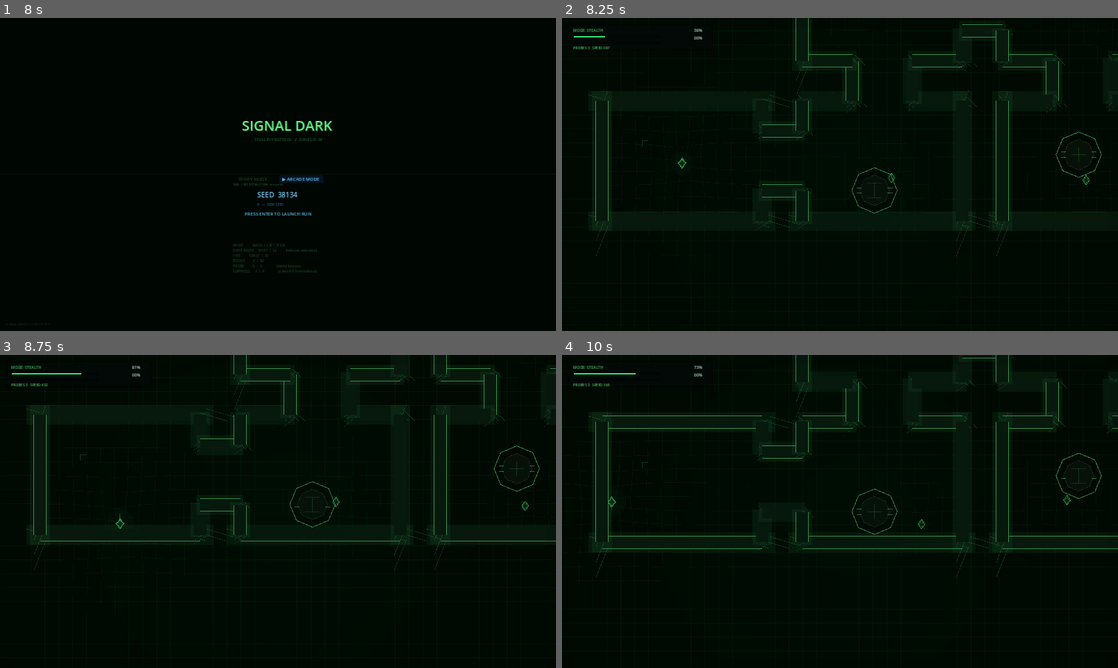
Above: before the commit, frames 1-4 (two rows, left to right).
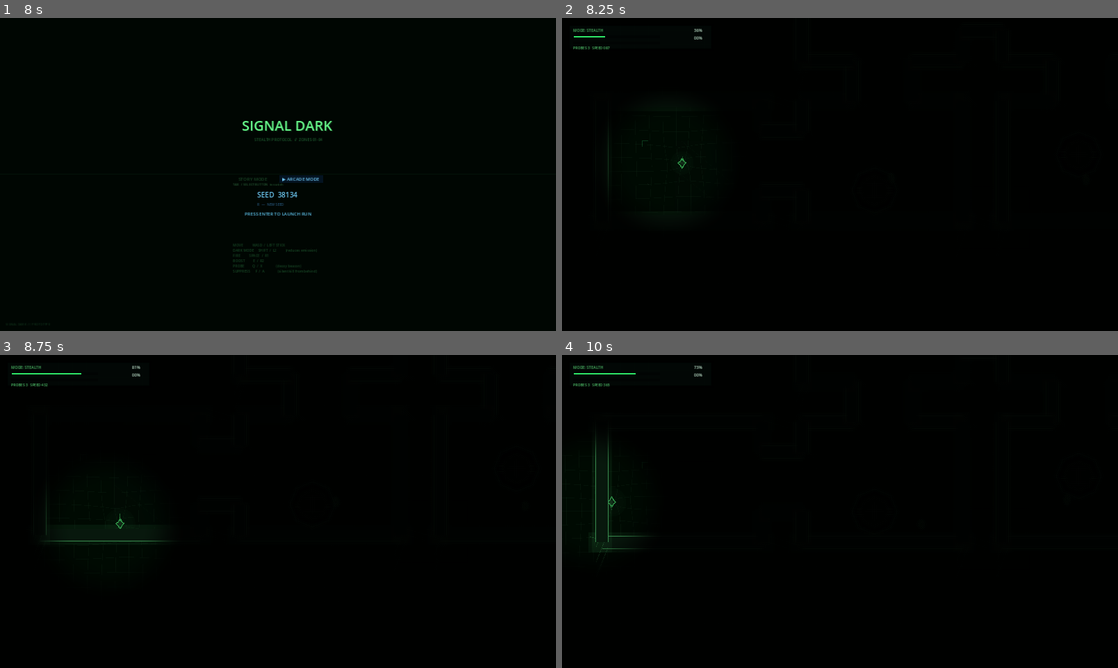
Above: after the commit, the same moments.

Repository: weeksdev/signal_dark
Game: Godot game, scene res://src/ui/StartScreen.tscn
The game is run twice, just before and just after one commit, with the same random seed, the same clock (stepped at 60 frames per second) and the same inputs.
Inputs (mouse positions are in pixels of both pictures, inside the frame that each line leads up to):
- Up to frame 1 (8 s): tap Enter at 0.5 s; move the mouse to (400, 158) at 0.52 s; hold D (move_right) 0.53-1.28 s; hold Space (boost) 0.53-1.28 s; tap R (restart) every 0.75 s from 1.25 to 4.25 s; move the mouse to (166, 190) at 1.27 s; hold S (move_down) 1.28-2.03 s; click (166, 190) at 1.35 s; move the mouse to (333, 105) at 2.02 s; hold D (move_right) 2.03-2.78 s; hold F (hack) 2.03-2.78 s; move the mouse to (250, 237) at 2.77 s; hold W (move_up) 2.78-3.53 s; tap J (hack_a) at 2.85 s; move the mouse to (444, 221) at 3.52 s; hold A (move_left) 3.53-5.03 s; tap K (hack_b) at 3.6 s; move the mouse to (111, 127) at 4.27 s; tap U (hack_x) at 4.35 s; move the mouse to (305, 174) at 5.02 s; hold S (move_down) 5.03-5.78 s; tap I (hack_y) at 5.1 s; move the mouse to (194, 96) at 5.77 s; hold D (move_right) 5.78-6.53 s; tap Q (probe) at 5.85 s; move the mouse to (400, 158) at 6.52 s; hold W (move_up) 6.53-7.28 s; hold E (suppress) 6.53-7.28 s; move the mouse to (166, 190) at 7.27 s; hold D (move_right) from 7.28 s (still down); tap Tab at 7.35 s
- Up to frame 2 (8.25 s): move the mouse to (895, 105) at 8.02 s; release D (move_right) at 8.03 s; hold S (move_down) from 8.03 s (still down); tap Enter at 8.1 s
- Up to frame 3 (8.75 s): keep holding S (move_down)
- Up to frame 4 (10 s): move the mouse to (812, 574) at 8.77 s; release S (move_down) at 8.78 s; hold A (move_left) 8.78-9.53 s; tap Keypad Enter at 8.85 s; move the mouse to (1006, 558) at 9.52 s; hold W (move_up) from 9.53 s (still down); tap 1 at 9.6 s

Frame 1 is identical in both runs. In frame 2, 3.2% of the frame differs, in the area x 4-100%, y 0-94%; in frame 3, 3.1%; in frame 4, 3.2%.

Commit message:
genuinely fun

Diff:
--- a/src/fx/StealthOverlay.gd
+++ b/src/fx/StealthOverlay.gd
@@ -1,42 +1,86 @@
 extends Control
 
-var drift: float = 0.0
+const OVERLAY_SHADER_CODE := """
+shader_type canvas_item;
 
+uniform sampler2D screen_tex : hint_screen_texture, filter_linear;
+uniform vec2 light_center = vec2(800.0, 450.0);
+uniform vec2 viewport_size = vec2(1600.0, 900.0);
+uniform float inner_radius_px = 110.0;
+uniform float outer_radius_px = 250.0;
+uniform float max_darkness = 0.9;
+uniform float stealth_mix = 1.0;
+
+vec4 blur5(vec2 uv, float blur_px) {
+	vec2 px = vec2(1.0) / viewport_size;
+	vec2 o = px * blur_px;
+	vec4 c = texture(screen_tex, uv) * 0.36;
+	c += texture(screen_tex, uv + vec2( o.x, 0.0)) * 0.16;
+	c += texture(screen_tex, uv + vec2(-o.x, 0.0)) * 0.16;
+	c += texture(screen_tex, uv + vec2(0.0,  o.y)) * 0.16;
+	c += texture(screen_tex, uv + vec2(0.0, -o.y)) * 0.16;
+	return c;
+}
+
+void fragment() {
+	vec4 base = texture(screen_tex, SCREEN_UV);
+	vec2 screen_pos = SCREEN_UV * viewport_size;
+	float dist_px = distance(screen_pos, light_center);
+	float falloff = smoothstep(inner_radius_px, outer_radius_px, dist_px);
+
+	float blur_amount = mix(0.0, 6.0, falloff);
+	vec4 blurred = blur5(SCREEN_UV, blur_amount);
+	vec4 mixed_col = mix(base, blurred, falloff);
+
+	float darkness = mix(0.0, max_darkness, falloff);
+	mixed_col.rgb *= (1.0 - darkness);
+
+	COLOR = mix(base, vec4(mixed_col.rgb, 1.0), stealth_mix);
+}
+"""
+
+var _shader_material: ShaderMaterial
 
 func _ready() -> void:
 	mouse_filter = Control.MOUSE_FILTER_IGNORE
+	_shader_material = ShaderMaterial.new()
+	var shader := Shader.new()
+	shader.code = OVERLAY_SHADER_CODE
+	_shader_material.shader = shader
+	material = _shader_material
 	ColorSystem.mode_changed.connect(_on_mode_changed)
 
 
-func _process(delta: float) -> void:
-	drift += delta
+func _process(_delta: float) -> void:
+	_update_shader_params()
 	queue_redraw()
 
 
 func _on_mode_changed(_in_combat: bool) -> void:
+	_update_shader_params()
 	queue_redraw()
 
 
 func _draw() -> void:
+	draw_rect(get_viewport_rect(), Color.WHITE, true)
+
+
+func _signal_center(rect: Rect2) -> Vector2:
+	var ship := get_tree().get_first_node_in_group("player_ship")
+	var camera := get_viewport().get_camera_2d()
+	if ship == null or camera == null:
+		return rect.size * 0.5
+	var relative: Vector2 = ship.global_position - camera.get_screen_center_position()
+	return rect.size * 0.5 + Vector2(relative.x / camera.zoom.x, relative.y / camera.zoom.y)
+
+
+func _update_shader_params() -> void:
+	if _shader_material == null:
+		return
 	var rect := get_viewport_rect()
-	var center := rect.size * 0.5
-	if not ColorSystem.in_combat:
-		for i in range(6):
-			var radius := 190.0 + i * 86.0
-			var alpha := 0.016 - i * 0.0018
-			draw_circle(center + Vector2(sin(drift * 0.17), cos(drift * 0.13)) * 24.0, radius, Color(0.0, 0.16, 0.08, maxf(alpha, 0.002)))
-		var edge := 28.0
-		draw_rect(Rect2(Vector2.ZERO, Vector2(rect.size.x, edge)), Color(0, 0, 0, 0.08), true)
-		draw_rect(Rect2(Vector2(0, rect.size.y - edge), Vector2(rect.size.x, edge)), Color(0, 0, 0, 0.1), true)
-		draw_rect(Rect2(Vector2.ZERO, Vector2(edge, rect.size.y)), Color(0, 0, 0, 0.06), true)
-		draw_rect(Rect2(Vector2(rect.size.x - edge, 0), Vector2(edge, rect.size.y)), Color(0, 0, 0, 0.06), true)
-		var y := 0.0
-		while y < rect.size.y:
-			var line_alpha := 0.016 + 0.006 * sin((y * 0.05) + drift * 1.7)
-			draw_line(Vector2(0.0, y), Vector2(rect.size.x, y), Color(0.35, 0.9, 0.6, line_alpha), 1.0)
-			y += 4.0
-	else:
-		for i in range(4):
-			var radius_c := 150.0 + i * 56.0
-			var alpha_c := 0.022 - i * 0.004
-			draw_circle(center, radius_c, Color(0.05, 0.08, 0.26, maxf(alpha_c, 0.004)))
+	_shader_material.set_shader_parameter("light_center", _signal_center(rect))
+	_shader_material.set_shader_parameter("viewport_size", rect.size)
+	_shader_material.set_shader_parameter("stealth_mix", 1.0 if not ColorSystem.in_combat else 0.0)
+	_shader_material.set_shader_parameter("inner_radius_px", 105.0)
+	_shader_material.set_shader_parameter("outer_radius_px", 230.0)
+	_shader_material.set_shader_parameter("max_darkness", 0.92)
--- /dev/null
+++ b/src/fx/StealthOverlay.gdshader
@@ -0,0 +1,47 @@
+shader_type canvas_item;
+
+uniform sampler2D screen_texture : hint_screen_texture, repeat_disable, filter_linear_mipmap;
+uniform vec2 light_center = vec2(0.5, 0.5);
+uniform float inner_radius_px = 120.0;
+uniform float outer_radius_px = 280.0;
+uniform float max_darkness = 0.82;
+uniform vec2 viewport_size = vec2(1600.0, 900.0);
+uniform bool stealth_mode = true;
+
+vec4 blurred_screen(vec2 uv, float blur_px) {
+	vec2 px = vec2(1.0) / viewport_size;
+	vec2 blur = px * blur_px;
+	vec4 col = texture(screen_texture, uv) * 0.28;
+	col += texture(screen_texture, uv + vec2( blur.x, 0.0)) * 0.12;
+	col += texture(screen_texture, uv + vec2(-blur.x, 0.0)) * 0.12;
+	col += texture(screen_texture, uv + vec2(0.0,  blur.y)) * 0.12;
+	col += texture(screen_texture, uv + vec2(0.0, -blur.y)) * 0.12;
+	col += texture(screen_texture, uv + blur) * 0.09;
+	col += texture(screen_texture, uv - blur) * 0.09;
+	col += texture(screen_texture, uv + vec2( blur.x, -blur.y)) * 0.09;
+	col += texture(screen_texture, uv + vec2(-blur.x,  blur.y)) * 0.09;
+	return col;
+}
+
+void fragment() {
+	vec4 base = texture(screen_texture, SCREEN_UV);
+	if (!stealth_mode) {
+		COLOR = base;
+		return;
+	}
+
+	vec2 screen_pos = SCREEN_UV * viewport_size;
+	float dist = distance(screen_pos, light_center);
+	float t = smoothstep(inner_radius_px, outer_radius_px, dist);
+
+	float blur_px = mix(0.0, 7.0, t);
+	vec4 blurred = blurred_screen(SCREEN_UV, blur_px);
+	vec4 mixed = mix(base, blurred, t);
+
+	float darkness = mix(0.0, max_darkness, t);
+	vec3 lit_tint = mix(vec3(1.0), vec3(0.94, 0.98, 0.95), t * 0.2);
+	mixed.rgb *= lit_tint;
+	mixed.rgb *= (1.0 - darkness);
+
+	COLOR = vec4(mixed.rgb, 1.0);
+}
--- a/src/world/ArcadeWorld.tscn
+++ b/src/world/ArcadeWorld.tscn
@@ -18,6 +18,9 @@
 position = Vector2(300, 300)
 
 [node name="CanvasLayer" type="CanvasLayer" parent="."]
+
+[node name="BackBufferCopy" type="BackBufferCopy" parent="CanvasLayer"]
+copy_mode = 2
 
 [node name="StealthOverlay" type="Control" parent="CanvasLayer"]
 layout_mode = 3
--- a/src/world/World.tscn
+++ b/src/world/World.tscn
@@ -379,6 +379,9 @@
 ; ═══════════════════════════════════════════════════════════════════════════════
 [node name="CanvasLayer" type="CanvasLayer" parent="."]
 
+[node name="BackBufferCopy" type="BackBufferCopy" parent="CanvasLayer"]
+copy_mode = 2
+
 [node name="StealthOverlay" type="Control" parent="CanvasLayer"]
 layout_mode = 3
 anchors_preset = 15
--- a/src/world/World02.tscn
+++ b/src/world/World02.tscn
@@ -415,6 +415,9 @@
 ; ═══════════════════════════════════════════════════════════════════════════════
 [node name="CanvasLayer" type="CanvasLayer" parent="."]
 
+[node name="BackBufferCopy" type="BackBufferCopy" parent="CanvasLayer"]
+copy_mode = 2
+
 [node name="StealthOverlay" type="Control" parent="CanvasLayer"]
 layout_mode = 3
 anchors_preset = 15
--- a/src/world/World03.tscn
+++ b/src/world/World03.tscn
@@ -426,6 +426,9 @@
 
 [node name="CanvasLayer" type="CanvasLayer" parent="."]
 
+[node name="BackBufferCopy" type="BackBufferCopy" parent="CanvasLayer"]
+copy_mode = 2
+
 [node name="StealthOverlay" type="Control" parent="CanvasLayer"]
 layout_mode = 3
 anchors_preset = 15
--- a/src/world/World04.tscn
+++ b/src/world/World04.tscn
@@ -332,6 +332,9 @@
 
 [node name="CanvasLayer" type="CanvasLayer" parent="."]
 
+[node name="BackBufferCopy" type="BackBufferCopy" parent="CanvasLayer"]
+copy_mode = 2
+
 [node name="StealthOverlay" type="Control" parent="CanvasLayer"]
 layout_mode = 3
 anchors_preset = 15
